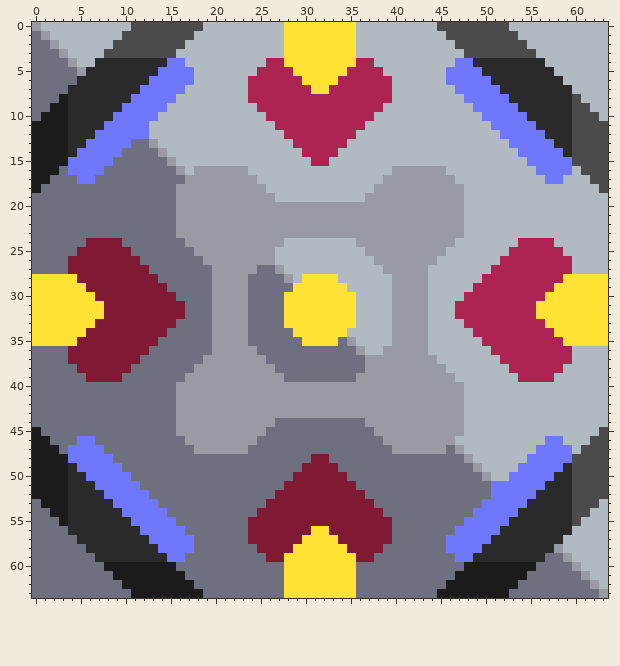
Pixel-art sprite: sprites/blocks/power/power-center.png. This is how it looked before the edit.
Rulers count pixels.
And afterwards:
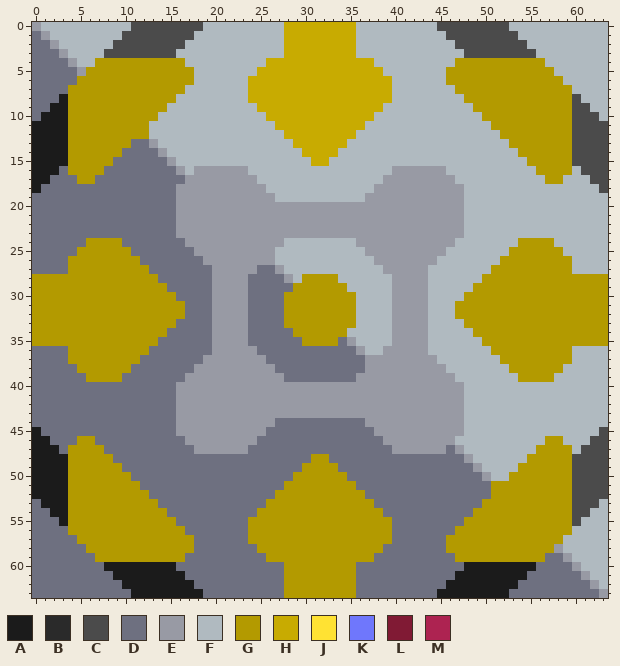
Palette (. is transparent): A #1b1b1b  B #2a2a2a  C #4b4b4b  D #6e7080  E #989aa4  F #b0bac0  G #b39a00  H #c8ab01  J #ffe233  K #6f77fc  L #801a34  M #ad2351
What changed:
file 128x128 -> 256x256 pixels (blocks of 2x2 -> 4x4; one block is one cell here)
Changed rows in their new state; - is an unchanged pixel.
first column x 4:
 0 ------------------------HHHHHHHH------------------------
 1 ------------------------HHHHHHHH------------------------
 2 ------------------------HHHHHHHH------------------------
 3 ------------------------HHHHHHHH------------------------
 4 ---GGGGGGGGGG---------HHHHHHHHHHHH---------GGGGGGGGGG---
 5 --GGGGGGGGGGGG-------HHHHHHHHHHHHHH-------GGGGGGGGGGGG--
 6 -GGGGGGGGGGGGG------HHHHHHHHHHHHHHHH------GGGGGGGGGGGGG-
 7 GGGGGGGGGGGGG-------HHHHHHHHHHHHHHHH-------GGGGGGGGGGGGG
 8 GGGGGGGGGGGG--------HHHHHHHHHHHHHHHH--------GGGGGGGGGGGG
 9 GGGGGGGGGGG----------HHHHHHHHHHHHHH----------GGGGGGGGGGG
10 GGGGGGGGGG------------HHHHHHHHHHHH------------GGGGGGGGGG
11 GGGGGGGGG--------------HHHHHHHHHH--------------GGGGGGGGG
12 GGGGGGGGG---------------HHHHHHHH----------------GGGGGGGG
13 GGGGGGG------------------HHHHHH------------------GGGGGGG
14 GGGGGG--------------------HHHH--------------------GGGGGG
15 GGGGG----------------------HH----------------------GGGGG
16 GGGG------------------------------------------------GGGG
17 -GG--------------------------------------------------GG-
first column x 0:
24 ------GGGG--------------------------------------------GGGG------
25 -----GGGGGG------------------------------------------GGGGGG-----
26 ----GGGGGGGG----------------------------------------GGGGGGGG----
27 ----GGGGGGGGG--------------------------------------GGGGGGGGG----
28 GGGGGGGGGGGGGG----------------GGGG----------------GGGGGGGGGGGGGG
29 GGGGGGGGGGGGGGG--------------GGGGGG--------------GGGGGGGGGGGGGGG
30 GGGGGGGGGGGGGGGG------------GGGGGGGG------------GGGGGGGGGGGGGGGG
31 GGGGGGGGGGGGGGGGG-----------GGGGGGGG-----------GGGGGGGGGGGGGGGGG
32 GGGGGGGGGGGGGGGGG-----------GGGGGGGG-----------GGGGGGGGGGGGGGGGG
33 GGGGGGGGGGGGGGGG------------GGGGGGGG------------GGGGGGGGGGGGGGGG
34 GGGGGGGGGGGGGGG--------------GGGGGG--------------GGGGGGGGGGGGGGG
35 GGGGGGGGGGGGGG----------------GGGG----------------GGGGGGGGGGGGGG
36 ----GGGGGGGGG--------------------------------------GGGGGGGGG----
37 ----GGGGGGGG----------------------------------------GGGGGGGG----
38 -----GGGGGG------------------------------------------GGGGGG-----
39 ------GGGG--------------------------------------------GGGG------
first column x 4:
46 -GG--------------------------------------------------GG-
47 GGGG------------------------------------------------GGGG
48 GGGGG----------------------GG----------------------GGGGG
49 GGGGGG--------------------GGGG--------------------GGGGGG
50 GGGGGGG------------------GGGGGG------------------GGGGGGG
51 GGGGGGGG----------------GGGGGGGG---------------GGGGGGGGG
52 GGGGGGGGG--------------GGGGGGGGGG--------------GGGGGGGGG
53 GGGGGGGGGG------------GGGGGGGGGGGG------------GGGGGGGGGG
54 GGGGGGGGGGG----------GGGGGGGGGGGGGG----------GGGGGGGGGGG
55 GGGGGGGGGGGG--------GGGGGGGGGGGGGGGG--------GGGGGGGGGGGG
56 GGGGGGGGGGGGG-------GGGGGGGGGGGGGGGG-------GGGGGGGGGGGGG
57 -GGGGGGGGGGGGG------GGGGGGGGGGGGGGGG------GGGGGGGGGGGGG-
58 --GGGGGGGGGGGG-------GGGGGGGGGGGGGG-------GGGGGGGGGGGG--
59 ---GGGGGGGGGG---------GGGGGGGGGGGG---------GGGGGGGGGG---
60 ------------------------GGGGGGGG------------------------
61 ------------------------GGGGGGGG------------------------
62 ------------------------GGGGGGGG------------------------
63 ------------------------GGGGGGGG------------------------
